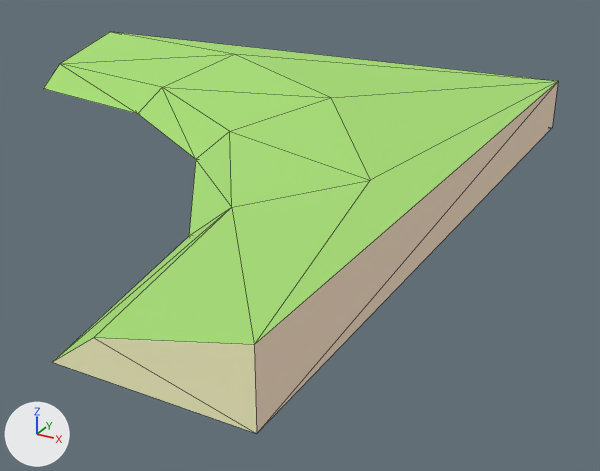
One commit to the glTF model atoms/Grass_Carpet_Curve_Inner_3x3.glb: the scene before it, then after it.
One viewpoint serves both versions: a 50 mm camera at (239.0, -290.0, 125.0) aimed at (70.0, 18.0, -29.0). The lights are fixed; the arrows at lower left show +X, +Y and +Z. The older version comes first. Mesh edges are drawn as thin lines. Where no turn or scale is listed for an object, it has been applied to the vertices. Vertices at exactly the same position are counted once.

Objects in the first picture: 'Grass_Carpet_Curve_Inner_3x3'.
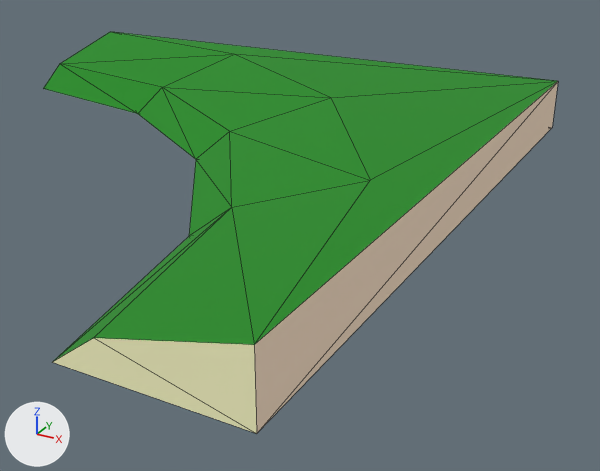
Diff of the bpy script that builds the scene:
```diff
--- a/atoms/Grass_Carpet_Curve_Inner_3x3.glb.py
+++ b/atoms/Grass_Carpet_Curve_Inner_3x3.glb.py
@@ img_colormap @@
+img_colormap = load_image('colormap', '../textures/colormap.png', 512, 512, 'sRGB')
@@ mat_grass @@
 mat_grass = principled_material('Grass')
-mat_grass.base_color = (0.388, 0.729, 0.18)  # green #a7de76
+mat_grass.texture = img_colormap
 mat_grass.roughness = 1.0
@@ me_object108_001 @@
 me_object108_001.from_pydata(...)  # 19 vertices, 34 faces; spans x -150.0..150.0, y -150.0..150.0, z 0.0..25.0
 # used by ob_grass_carpet_curve_inner_3x3; location = (0.0, 0.0, 0.0)
+# me_object108_001 part 1: texture (UV) coordinates of 20 of 34 faces, centred in x -120.0..142.0, y -118.0..142.0, z 4.0..25.0, changed; they spanned u 0.0..1.0, v 0.0..1.0 and now span u 0.28..0.28, v 0.75..0.75
 me_object108_001.materials.append(mat_grass)
```

Location of each change, (x1, y1, x2, y2) in pixels of the pictures (600 x 471 px):
'Grass_Carpet_Curve_Inner_3x3', surface changed (darker)
    both: (43, 32, 558, 362)
part 1 of me_object108_001, surface changed (darker)
    both: (43, 32, 557, 361)
